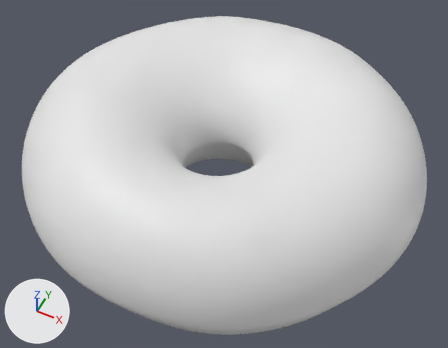
Renders of the Blender file donut.blend from each side of a commit.
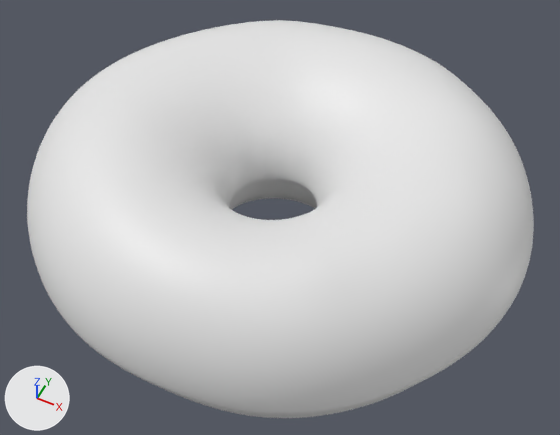
The first picture shows the older version from a 50 mm lens placed at (0.0516, -0.1021, 0.1234), pointed at (0.0014, -0.0018, -0.002). The close-ups show both versions on the part from 0% to 100% of the width and 0% to 100% of the height of that picture. Every picture has the same lights, and +X, +Y and +Z are marked at lower left.

Objects in the first close-up: 'Donut', 'Icing'.
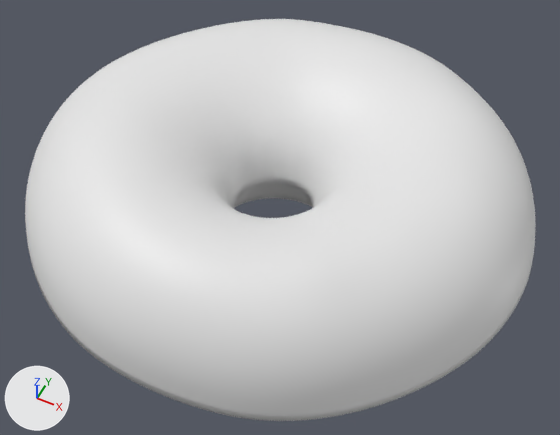
Location of each change, (x1, y1, x2, y2) in pixels of the close-ups (560 x 435 px):
'Icing', modifiers changed: before (27, 20, 534, 415); after (25, 19, 536, 421)

Diff of the bpy script that builds the scene:
```diff
--- a/donut.blend.py
+++ b/donut.blend.py
@@ ob_icing @@
 ob_icing.scale = (0.033, 0.033, 0.033)
+_m = ob_icing.modifiers.new('Subdivision', 'SUBSURF')
 _m = ob_icing.modifiers.new('Solidify', 'SOLIDIFY')
-_m.thickness = 0.05
+_m.thickness = 0.06
 _m.offset = 1.0
-_m = ob_icing.modifiers.new('Subdivision', 'SUBSURF')
```
